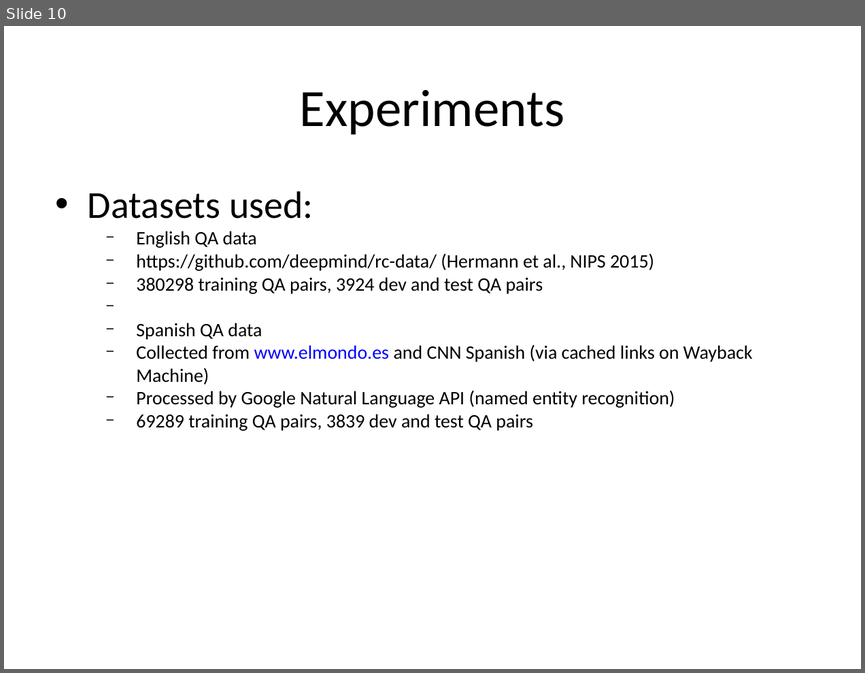
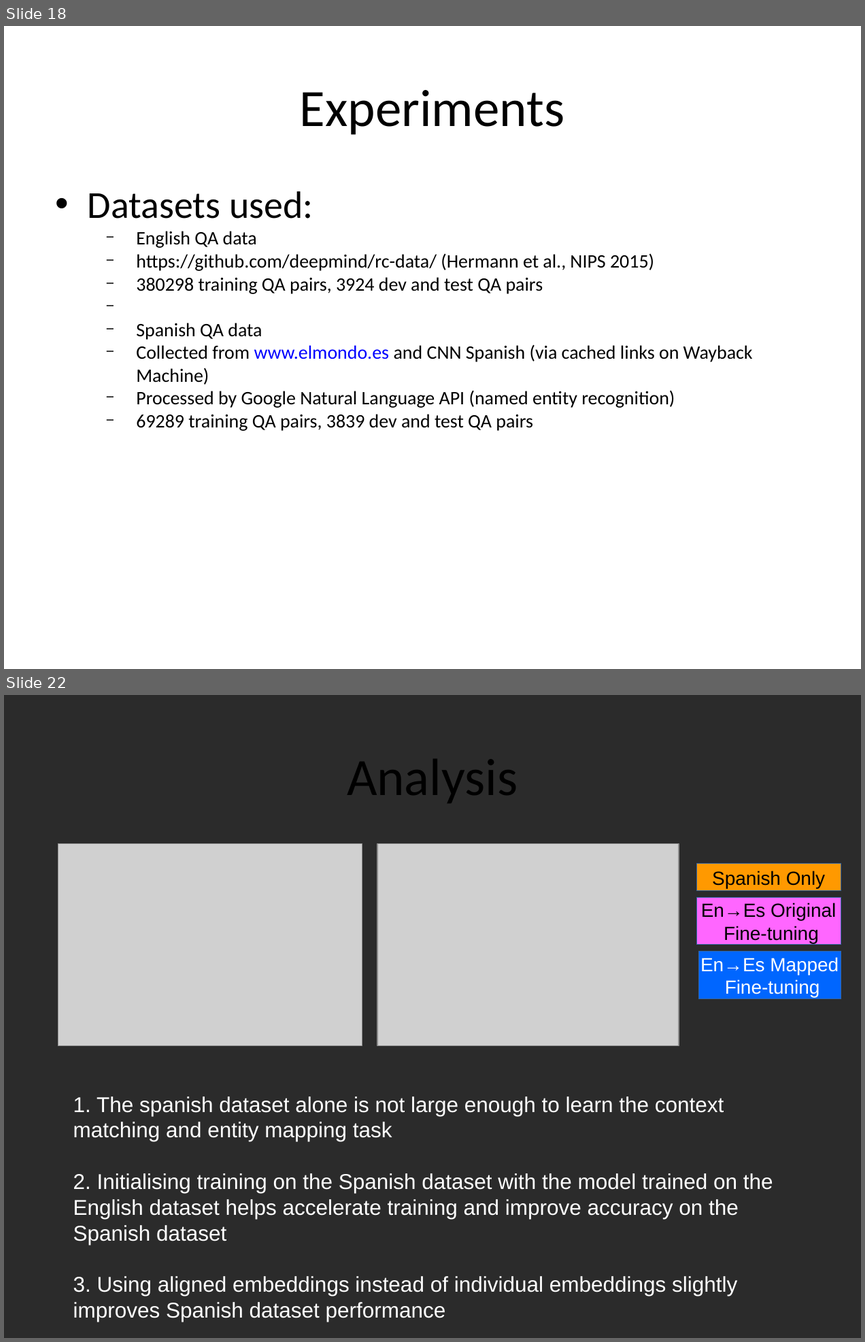
Before and after one commit to Mithrillion/BiQA, a slide deck: ideas/peter_final_seminar.odp. Shown one above the other, each under a label of ours: slide 10 before the commit, slides 18 and 22 after it; the slides between them are not shown. The pictures are 865x673 and 865x1342 pixels, drawn with LibreOffice and Linux fonts; fonts in the diff are those of the drawing; grey boxes stand for pictures; background and template pictures are left out; a plain dark background stands for a picture behind light text. Boxes give left, top, right and bottom in pixels: in the first picture for what was removed or moved away, otherwise in the second. Text is boxed around its words. In the diff, an @@ line names an element or a change of style, - is before the commit and + after.

```diff
--- a/ideas/peter_final_seminar.odp
+++ b/ideas/peter_final_seminar.odp
@@ slide 22 added at box(4, 695, 861, 1338), background picture (left out) @@
@@ text added at box(347, 759, 517, 803), 44 pt, text #000000 @@
+Analysis
@@ picture added at box(58, 843, 362, 1045) @@
@@ picture added at box(377, 843, 679, 1045) @@
@@ rectangle added at box(696, 864, 840, 890), fill #FF9900, outline #3465A4 0 pt, 16 pt, text #000000 @@
+Spanish Only
@@ rectangle added at box(696, 897, 840, 945), fill #FF66FF, outline #3465A4 0 pt, 16 pt, text #000000 @@
+En→Es Original
+Fine-tuning
@@ rectangle added at box(699, 951, 841, 998), fill #0066FF, outline #3465A4 0 pt, 16 pt, text #FFFFFF @@
+En→Es Mapped
+Fine-tuning
@@ text added at box(73, 1096, 773, 1321), 18 pt, text #FFFFFF @@
+1. The spanish dataset alone is not large enough to learn the context matching and entity mapping task
+2. Initialising training on the Spanish dataset with the model trained on the English dataset helps accelerate training and improve accuracy on the Spanish dataset
+3. Using aligned embeddings instead of individual embeddings slightly improves Spanish dataset performance
@@ what was slide 10 is now slide 18 @@
```
Also in this commit, not shown: 7 slides changed, 13 other slides added, 3 slides removed, 22 other files.
